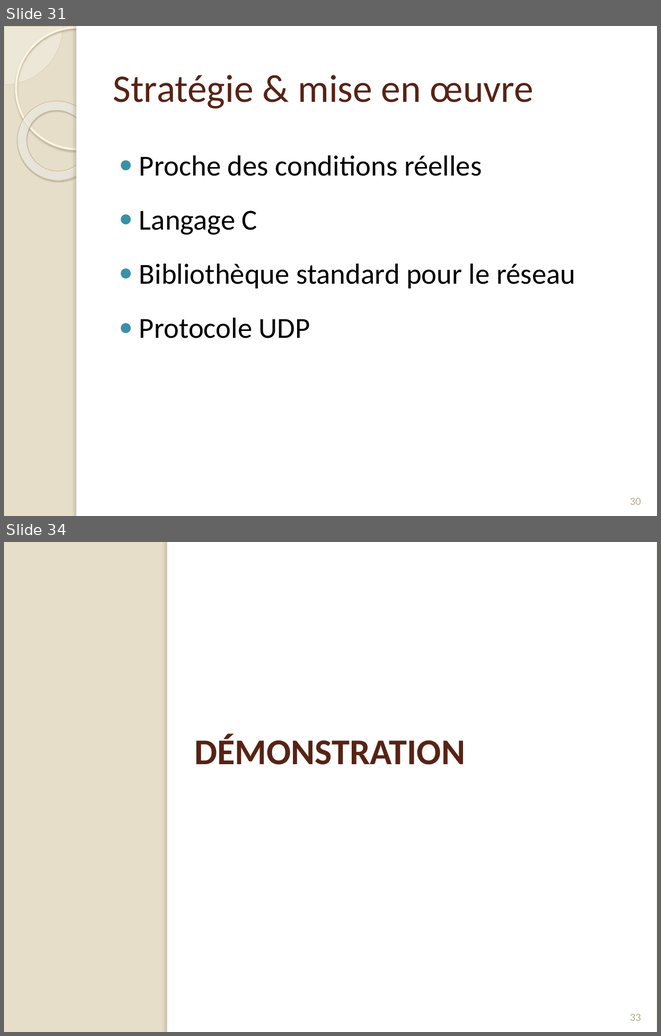
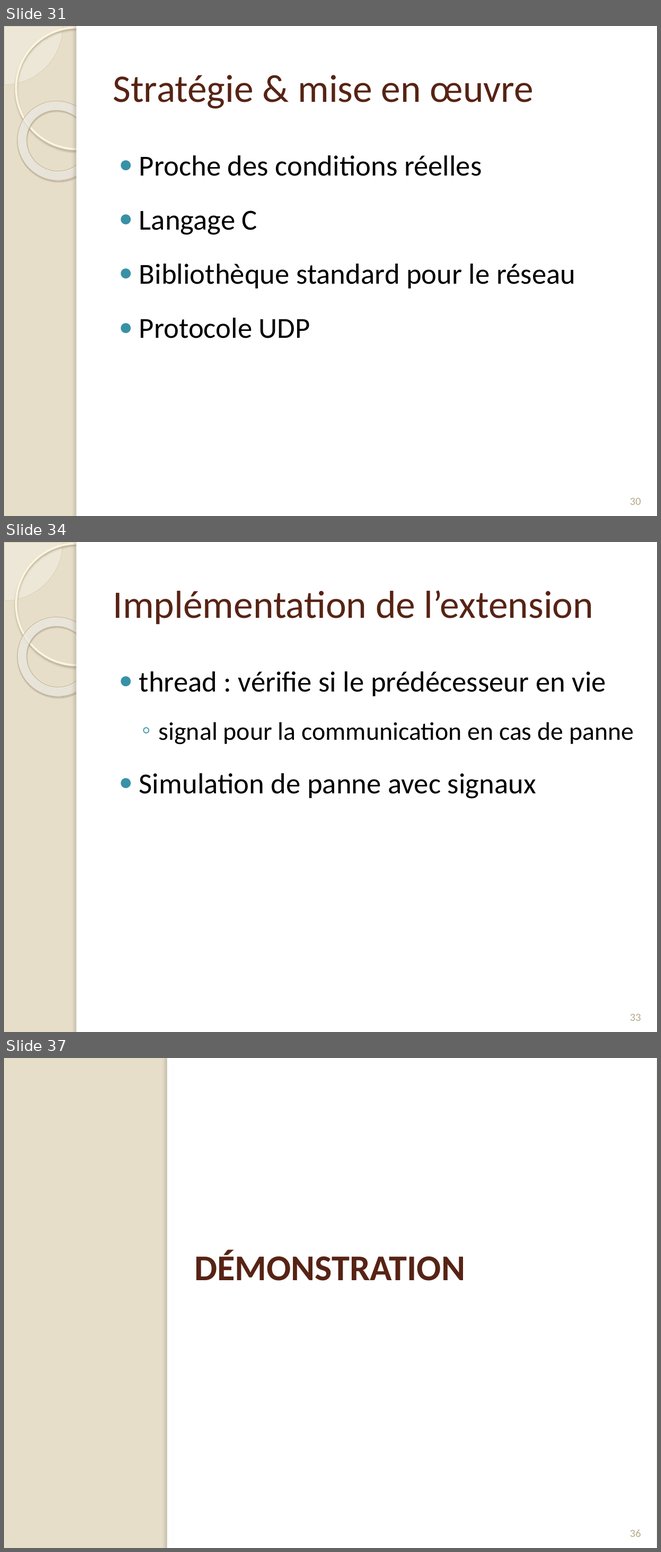
Before and after one commit to Origraena/moca, a slide deck: fmin212/Presentation/presAlgoDist.pptx. Shown one above the other, each under a label of ours: slides 31 and 34 before the commit, slides 31, 34 and 37 after it; the slides between them are not shown. The pictures are 661x1036 and 661x1552 pixels, drawn with LibreOffice and Linux fonts; fonts in the diff are those of the drawing. Boxes give left, top, right and bottom in pixels: in the first picture for what was removed or moved away, otherwise in the second. Text is boxed around its words. In the diff, an @@ line names an element or a change of style, - is before the commit and + after.

```diff
--- a/fmin212/Presentation/presAlgoDist.pptx
+++ b/fmin212/Presentation/presAlgoDist.pptx
@@ slide 34 added at <box>4,542,657,1032</box>, background #E7DEC9; not listed: 5 template elements that a slide beside it also shows @@
@@ title added at <box>113,590,593,624</box>, 43 pt, text #572314 @@
+Implémentation de l’extension
@@ text added at <box>139,671,634,799</box>, 32 pt, text #000000 @@
+● thread : vérifie si le prédécesseur en vie
+  ◦ signal pour la communication en cas de panne
+● Simulation de panne avec signaux
@@ page number added at <box>630,1014,641,1021</box>, 12 pt, text #B6A98A @@
+33
@@ what was slide 34 is now slide 37 @@
@@ page number at <box>630,1529,641,1537</box>: text changed @@
-33
+36
```
Also in this commit, not shown: 8 slides changed, 2 other slides added, 44 other files.
